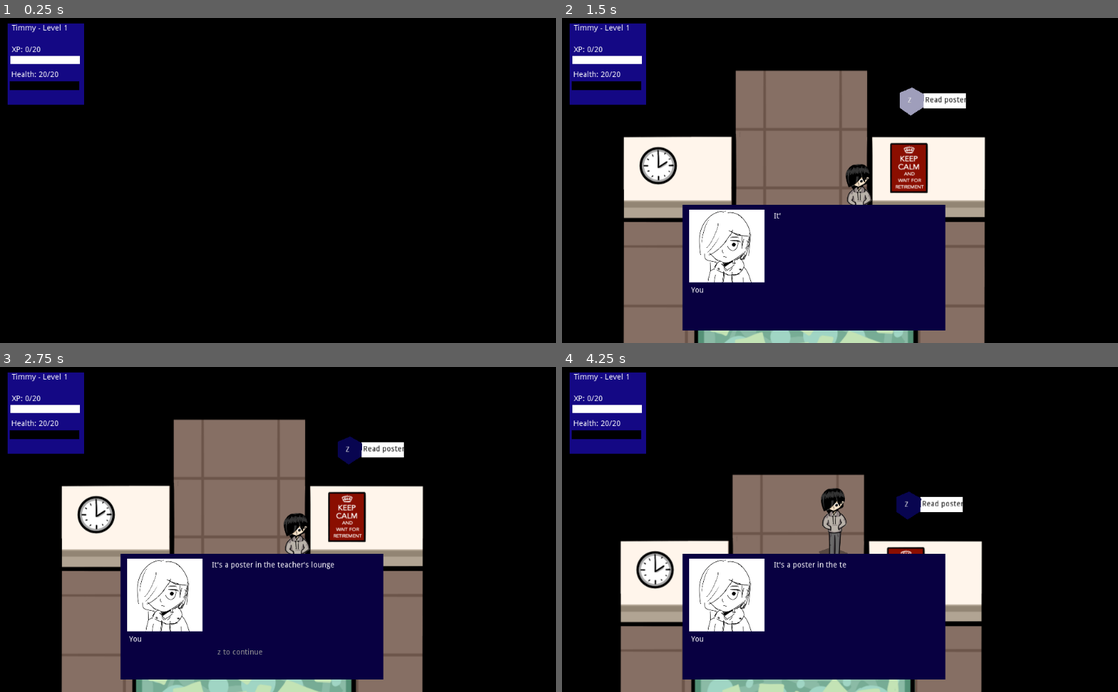
Above: before the commit, frames 1-4 (two rows, left to right).
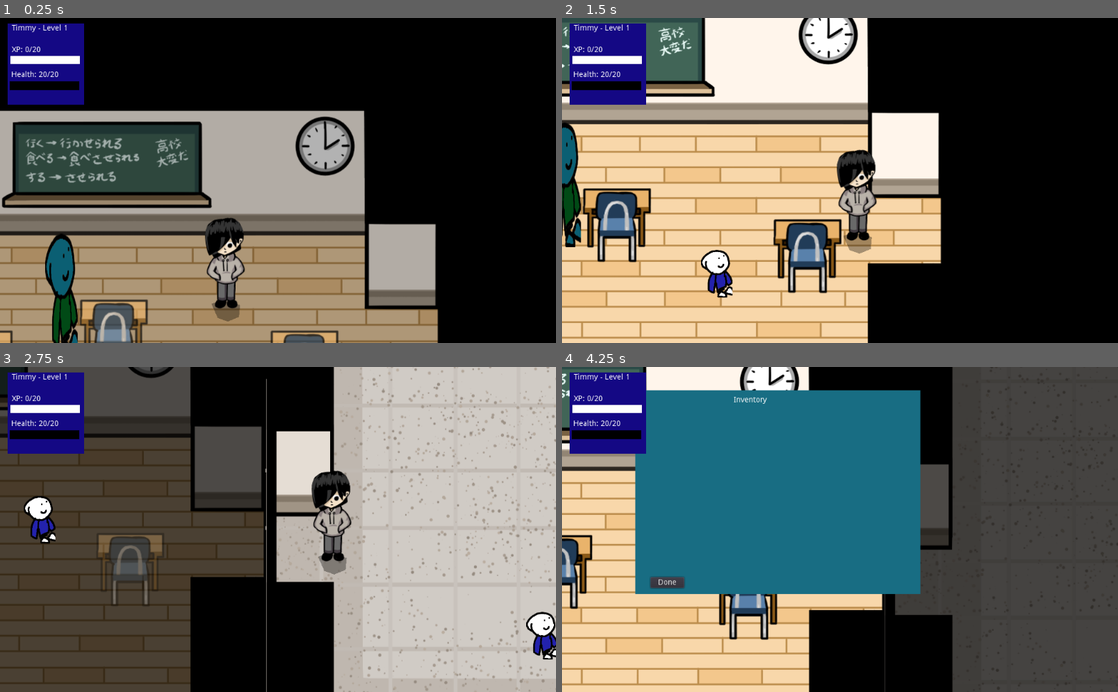
Above: after the commit, the same moments.

Repository: johnfn/ld49
Game: Godot game, scene res://Main.tscn
Two runs of this game, one before a commit and one after it. Both use one fixed random seed, a clock stepped at 60 frames per second and the inputs below.
Inputs (mouse positions are in pixels of both pictures, inside the frame that each line leads up to):
- Up to frame 1 (0.25 s): no input
- Up to frame 2 (1.5 s): move the mouse to (962, 164) at 0.52 s; hold Right (ui_right) 0.53-1.28 s; tap Z (action) at 0.6, 1.35 s; move the mouse to (728, 196) at 1.27 s; hold Down (ui_down) from 1.28 s (still down)
- Up to frame 3 (2.75 s): move the mouse to (333, 458) at 2.02 s; release Down (ui_down) at 2.03 s; hold Right (ui_right) from 2.03 s (still down); tap X (angry) at 2.1 s; tap Z (action) at 2.3 s
- Up to frame 4 (4.25 s): move the mouse to (812, 594) at 2.77 s; release Right (ui_right) at 2.78 s; hold Up (ui_up) 2.78-3.53 s; tap Z (action) at 2.85, 3.6 s; move the mouse to (1006, 578) at 3.52 s; hold Left (ui_left) from 3.53 s (still down); tap I (inventory) at 4.15 s

The runs differ from the first frame. In frame 1, 49% of the frame differs, in the area x 0-79%, y 28-100%; in frame 2, 64%; in frame 3, 91%; in frame 4, 93%, in the area x 0-100%, y 0-100%.

Commit message:
Add some doodads

Diff:
--- a/Enemies.gd
+++ b/Enemies.gd
@@ -46,6 +46,7 @@
       "xp": 30,
       "is_inanimate": false,
       "battle_tscn": load("res://BattleEnemy.tscn"),
+      "dialog": funcref(self, "trunchbull_talk"),
     },
 
     G.ENEMIES.Poster: {
@@ -252,3 +253,28 @@
     { "speaker": "You", "dialog": "It's the rug in the teacher's lounge", },
     { "speaker": "You", "dialog": "This rug is legendary amongst kids in Coolvile High", },
   ])
+
+var which = 0
+
+func trunchbull_talk():
+  which += 1
+
+  if which == 1:
+    G.dialog().start([
+      { "speaker": "You", "dialog": "Um, hello.", },
+      { "speaker": "Miss Trunchbull", "dialog": "get out of my sight you loser", },
+    ])
+    return
+
+  if which == 2:
+    G.dialog().start([
+      { "speaker": "You", "dialog": "What the...", },
+      { "speaker": "Miss Trunchbull", "dialog": "i'm bored", },
+    ])
+    return
+
+  if which >= 3:
+    G.dialog().start([
+      { "speaker": "Miss Trunchbull", "dialog": "shoo you pleb", },
+    ])
+    return
--- a/Globals.gd
+++ b/Globals.gd
@@ -1,6 +1,6 @@
 extends Node2D
 
-var debug = true
+var debug = false
 
 enum PauseMode {
   None = 0,
--- /dev/null
+++ b/LockerFront.tscn
@@ -0,0 +1,20 @@
+[gd_scene load_steps=3 format=2]
+
+[ext_resource path="res://art/overworld/lockerfront.png" type="Texture" id=1]
+
+[sub_resource type="RectangleShape2D" id=1]
+extents = Vector2( 54.3563, 32.0768 )
+
+[node name="LockerFront" type="Node2D"]
+
+[node name="StaticBody2D" type="StaticBody2D" parent="."]
+position = Vector2( 85.957, -17.8146 )
+
+[node name="CollisionShape2D" type="CollisionShape2D" parent="StaticBody2D"]
+position = Vector2( -28.7265, 54.1116 )
+shape = SubResource( 1 )
+
+[node name="lockerfront" type="Sprite" parent="."]
+position = Vector2( -39.8509, -187.937 )
+texture = ExtResource( 1 )
+centered = false
--- /dev/null
+++ b/LockerSide.tscn
@@ -0,0 +1,19 @@
+[gd_scene load_steps=3 format=2]
+
+[ext_resource path="res://art/overworld/lockerside.png" type="Texture" id=1]
+
+[sub_resource type="RectangleShape2D" id=1]
+extents = Vector2( 54.3563, 32.0768 )
+
+[node name="LockerSide" type="Node2D"]
+
+[node name="StaticBody2D" type="StaticBody2D" parent="."]
+position = Vector2( 85.957, -17.8146 )
+
+[node name="CollisionShape2D" type="CollisionShape2D" parent="StaticBody2D"]
+position = Vector2( -28.7265, 54.1116 )
+shape = SubResource( 1 )
+
+[node name="lockerside" type="Sprite" parent="."]
+position = Vector2( 52.6943, -64.8942 )
+texture = ExtResource( 1 )
--- a/Main.tscn
+++ b/Main.tscn
@@ -51,7 +51,7 @@
 position = Vector2( -980, 1000 )
 
 [node name="Player" parent="GameObjects" instance=ExtResource( 1 )]
-position = Vector2( 2180, 2200 )
+position = Vector2( -400, 600 )
 
 [node name="TeachersLounge" parent="GameObjects" instance=ExtResource( 9 )]
 position = Vector2( 1920, 1980 )
--- a/Player.tscn
+++ b/Player.tscn
@@ -1,7 +1,7 @@
 [gd_scene load_steps=4 format=2]
 
 [ext_resource path="res://Player.gd" type="Script" id=1]
-[ext_resource path="res://art/overworld/mcfront1.png" type="Texture" id=2]
+[ext_resource path="res://art/overworld/mcshort.png" type="Texture" id=2]
 
 [sub_resource type="RectangleShape2D" id=1]
 extents = Vector2( 22.1353, 26.8893 )
@@ -18,7 +18,6 @@
 color = Color( 0, 0, 0, 0.333333 )
 polygon = PoolVector2Array( 12.5697, 75.7993, 31.0124, 82.4056, 51.6571, 73.8725, 53.8592, 52.1267, 24.406, 41.3915, 1.0087, 49.6494 )
 
-[node name="mcfront1" type="Sprite" parent="."]
-position = Vector2( 24.5376, 0.923452 )
-scale = Vector2( 0.570071, 0.570071 )
+[node name="mcshort" type="Sprite" parent="."]
+position = Vector2( 22.2066, -21.9452 )
 texture = ExtResource( 2 )
--- a/project.godot
+++ b/project.godot
@@ -44,6 +44,11 @@
 "language": "GDScript",
 "path": "res://InteractionMarker.gd"
 }, {
+"base": "ColorRect",
+"class": "Inventory",
+"language": "GDScript",
+"path": "res://Inventory.gd"
+}, {
 "base": "KinematicBody2D",
 "class": "Npc",
 "language": "GDScript",
@@ -57,6 +62,7 @@
 "Dialog": "",
 "HealthBar": "",
 "InteractionMarker": "",
+"Inventory": "",
 "Npc": ""
 }
 
